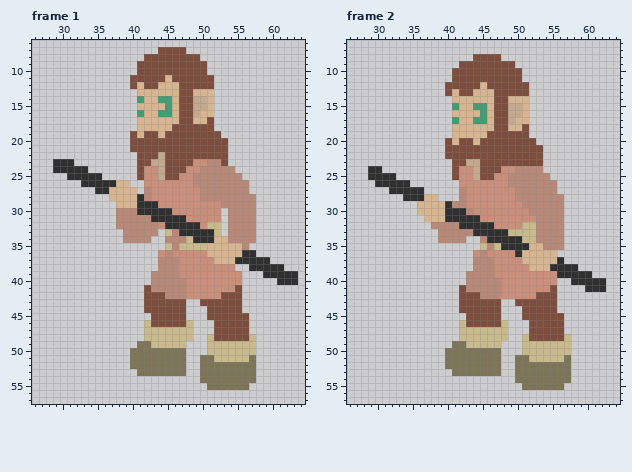
Pixel-art file, stored at Iryo/IryoTensionIdleSide.ase. Above is the file before it was changed.
96x66 pixels, 6 frames. Shown: frame 1: x 26..64, y 6..57; frame 2: x 26..64, y 6..57. The commit also changed other frames, which this record leaves out.
Now the later version:
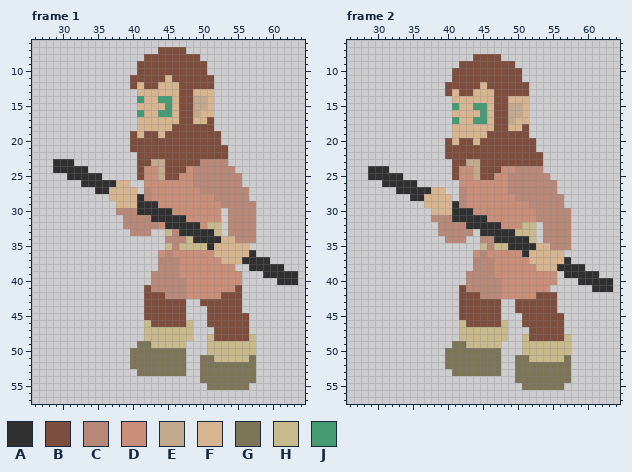
Palette (. is transparent): A #303030  B #7d4e3d  C #b88979  D #c98f7a  E #c3aa8f  F #d7b591  G #7c7558  H #c8ba8c  J #459b74
Log entry: Iryo attack idle anim
The exact change:
Changed rows in their new state; - is an unchanged pixel.
Frame 1:
first column x 38:
20 ---------------.----
22 ------B-------------
23 -----------BC--C----
24 -----------C--------
26 ------------------.-
28 ------------DD-----.
31 .-------------------
32 .-------------------
33 -.---.--------------
34 -....---------A-F---
35 -------------A----F-
36 -------------D----F-
37 --------------D--F--
first column x 42:
45 B---------
46 ---------B
Frame 2:
first column x 30:
21 -----------------------.----------
24 -A--------------------------------
25 ---A------------------------------
26 .----A----------------------------
27 --.----AFF---------C--------------
28 ----.----FF-----------------------
29 ------.---FA---------D------------
30 ------..--F--A--------D----C------
31 -------.CCC----A-----------C------
32 --------.---C----A-----.---C------
33 --------------.----A---.---C------
34 ---------.------C----A-.---C------
35 ------------------H---A-F--C------
36 --------------------DA----F-------
37 ---------------------D----FA------
38 ----------------------D--F---A----
39 --------------------------.----A--
40 ----------------------------.----A
41 -------------------------.----.--A
44 --------------------B-------------
45 ------------B---------------------
46 ---------------------B------------
Changed places in both pictures, as pixel boxes (x1, y1, x2, y2):
changed: (158, 138, 256, 201)
erased: (116, 215, 158, 243)
changed: (207, 236, 249, 264)
added: (144, 313, 151, 320)
added: (207, 320, 214, 327)
erased: (536, 145, 543, 152)
changed: (375, 166, 613, 327)
